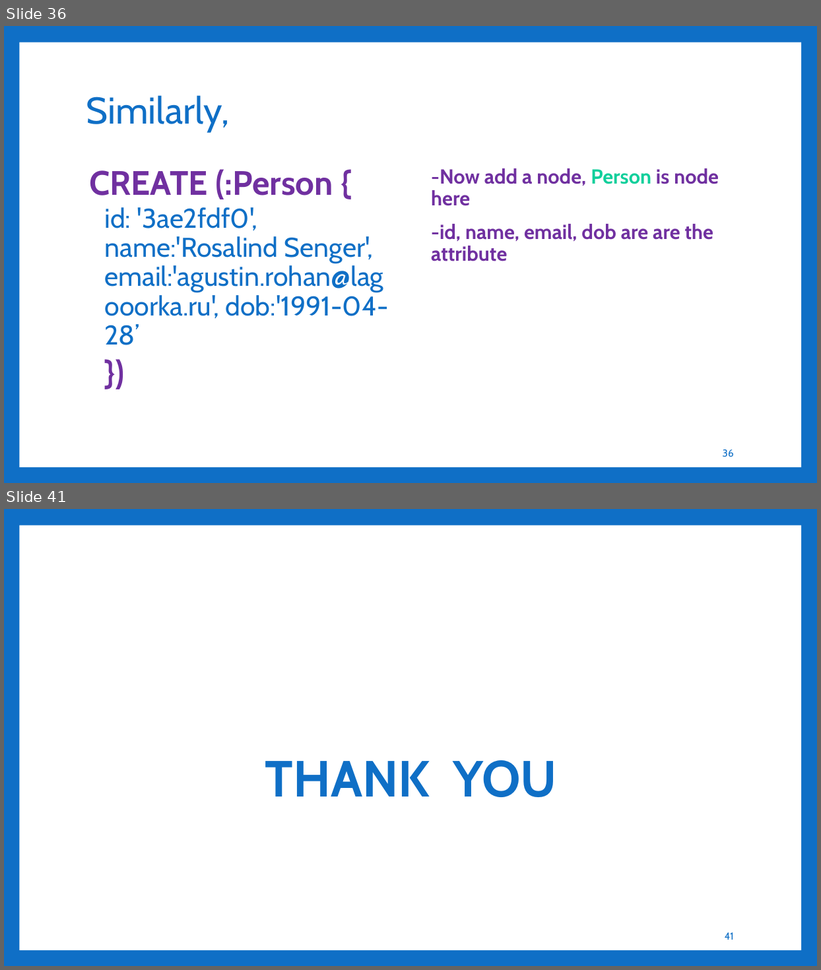
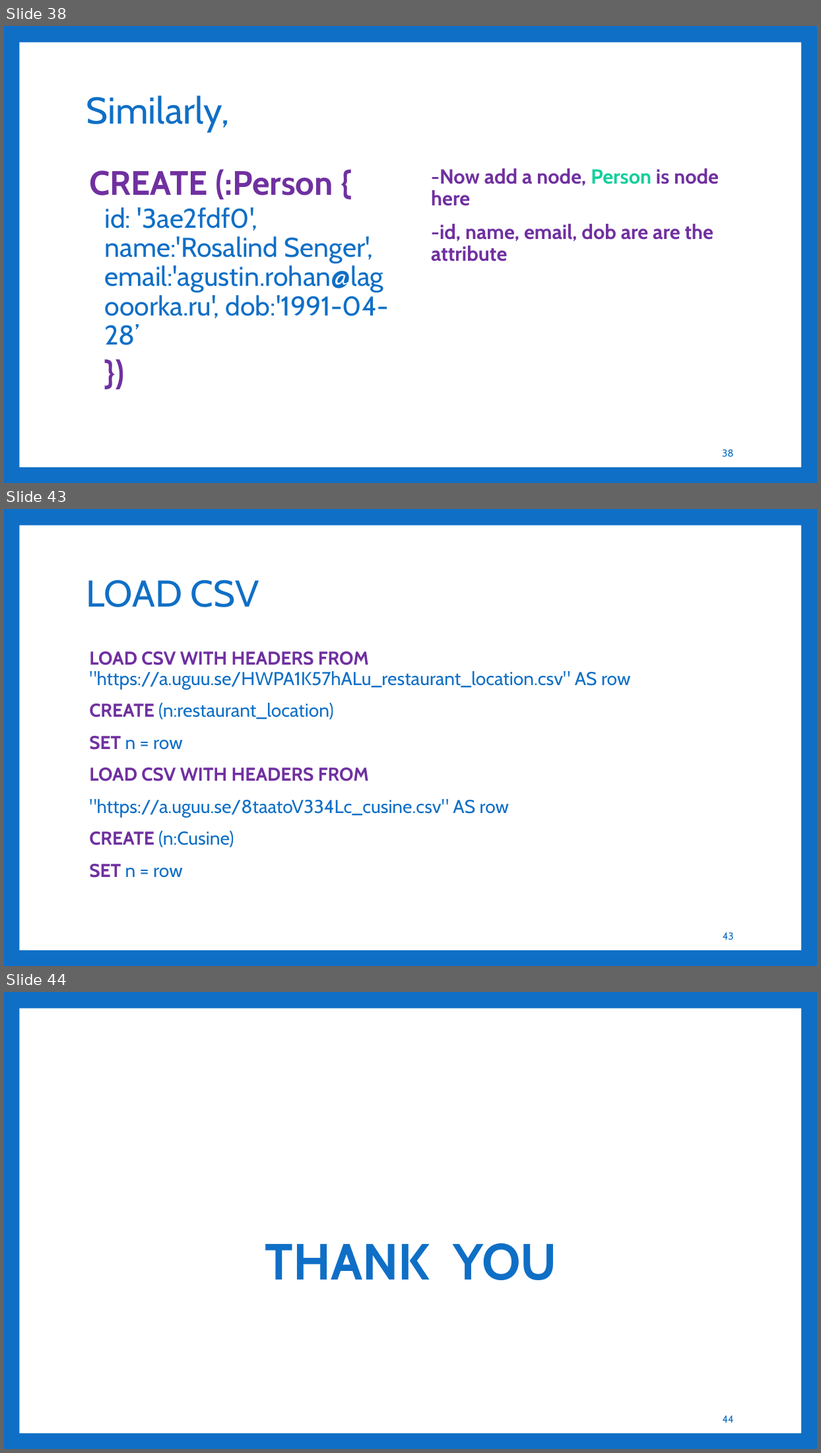
Before and after one commit to aakashbashyal21/GraphDatabase, a slide deck: GraphDB.pptx. Shown one above the other, each under a label of ours: slides 36 and 41 before the commit, slides 38, 43 and 44 after it; the slides between them are not shown. The pictures are 821x970 and 821x1453 pixels, drawn with LibreOffice and Linux fonts; fonts in the diff are those of the drawing. Boxes give left, top, right and bottom in pixels: in the first picture for what was removed or moved away, otherwise in the second. Text is boxed around its words. In the diff, an @@ line names an element or a change of style, - is before the commit and + after.

```diff
--- a/GraphDB.pptx
+++ b/GraphDB.pptx
@@ slide 43 added at box(4, 509, 817, 966), background #0F6FC6; not listed: 1 template element that a slide beside it also shows @@
@@ title added at box(86, 580, 259, 607), 44 pt, text #0F6FC6 @@
+LOAD CSV
@@ text added at box(89, 652, 631, 878), 22 pt, text #0F6FC6 @@
+LOAD CSV WITH HEADERS FROM "https://a.uguu.se/HWPA1K57hALu_restaurant_location.csv" AS row
+CREATE (n:restaurant_location)
+SET n = row
+LOAD CSV WITH HEADERS FROM
+"https://a.uguu.se/8taatoV334Lc_cusine.csv" AS row
+CREATE (n:Cusine)
+SET n = row
@@ page number added at box(723, 933, 734, 940), 12 pt, text #0F6FC6 @@
+43
@@ what was slide 36 is now slide 38 @@
@@ page number at box(722, 450, 734, 457): text changed @@
-36
+38
@@ what was slide 41 is now slide 44 @@
@@ page number at box(723, 1416, 734, 1423): text changed @@
-41
+44
```
Also in this commit, not shown: 14 slides changed, 2 other slides added.
